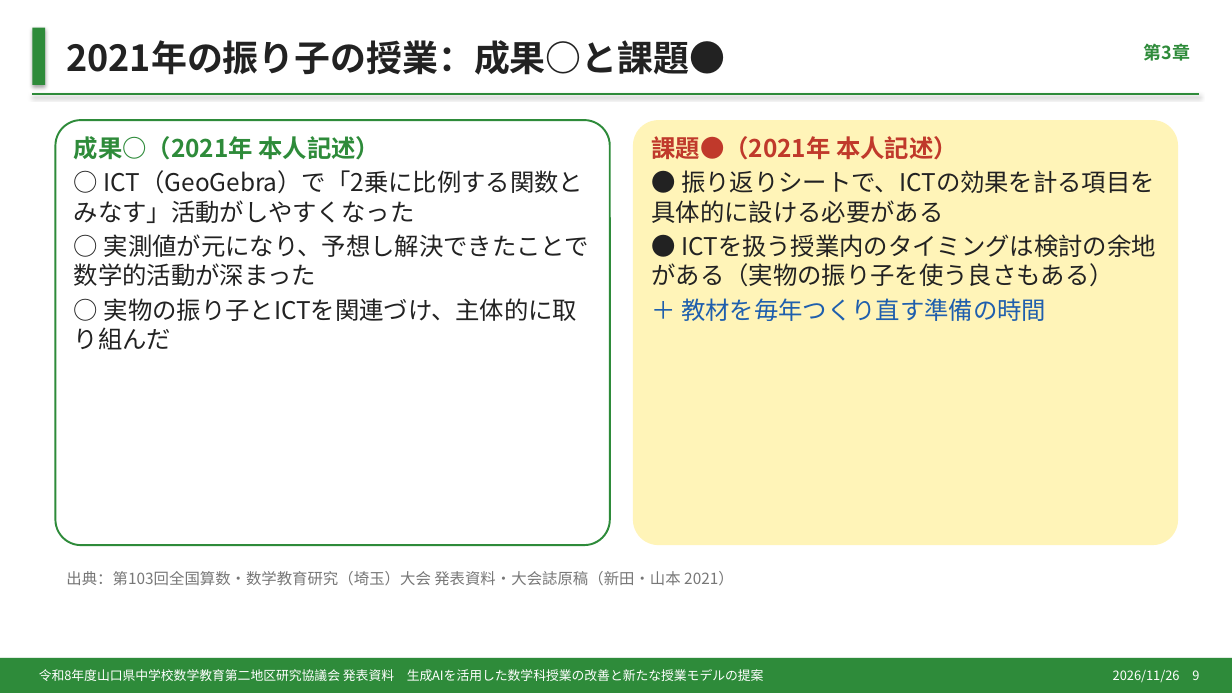
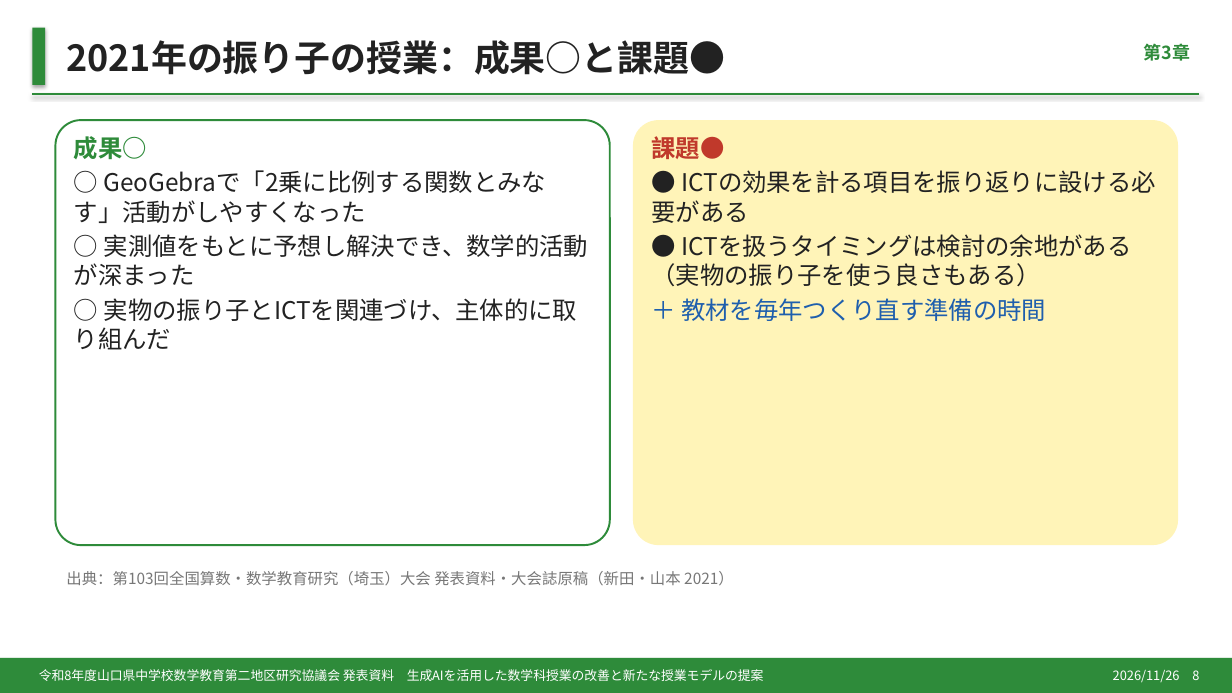
Before and after one commit to margiela14th-sudo/my-ai-project, a slide deck: slide 8 of 07_完成資料/県大会発表_生成AI授業再構築.pptx (slide 9 before the commit). Drawn at 1232x693 pixels with LibreOffice and Linux fonts; fonts in the diff are those of the drawing. Boxes give left, top, right and bottom in pixels: in the first picture for what was removed or moved away, otherwise in the second. Text is boxed around its words. In the diff, an @@ line names an element or a change of style, - is before the commit and + after.

```diff
--- a/07_完成資料/県大会発表_生成AI授業再構築.pptx
+++ b/07_完成資料/県大会発表_生成AI授業再構築.pptx
@@ text in rounded rectangle at [74,136,588,286]: text changed @@
-成果○（2021年 本人記述）
-○ ICT（GeoGebra）で「2乗に比例する関数とみなす」活動がしやすくなった
-○ 実測値が元になり、予想し解決できたことで数学的活動が深まった
+成果○
+○ GeoGebraで「2乗に比例する関数とみなす」活動がしやすくなった
+○ 実測値をもとに予想し解決でき、数学的活動が深まった
@@ text in rounded rectangle at [651,132,1131,286]: text changed @@
-課題●（2021年 本人記述）
-● 振り返りシートで、ICTの効果を計る項目を具体的に設ける必要がある
-● ICTを扱う授業内のタイミングは検討の余地がある（実物の振り子を使う良さもある）
+課題●
+● ICTの効果を計る項目を振り返りに設ける必要がある
+● ICTを扱うタイミングは検討の余地がある（実物の振り子を使う良さもある）
@@ text at [1113,670,1199,683]: text changed @@
-2026/11/26 9
+2026/11/26 8
```
Also in this commit, not shown: 14 other slides changed, 2 slides added, 2 slides removed, 8 other files.
